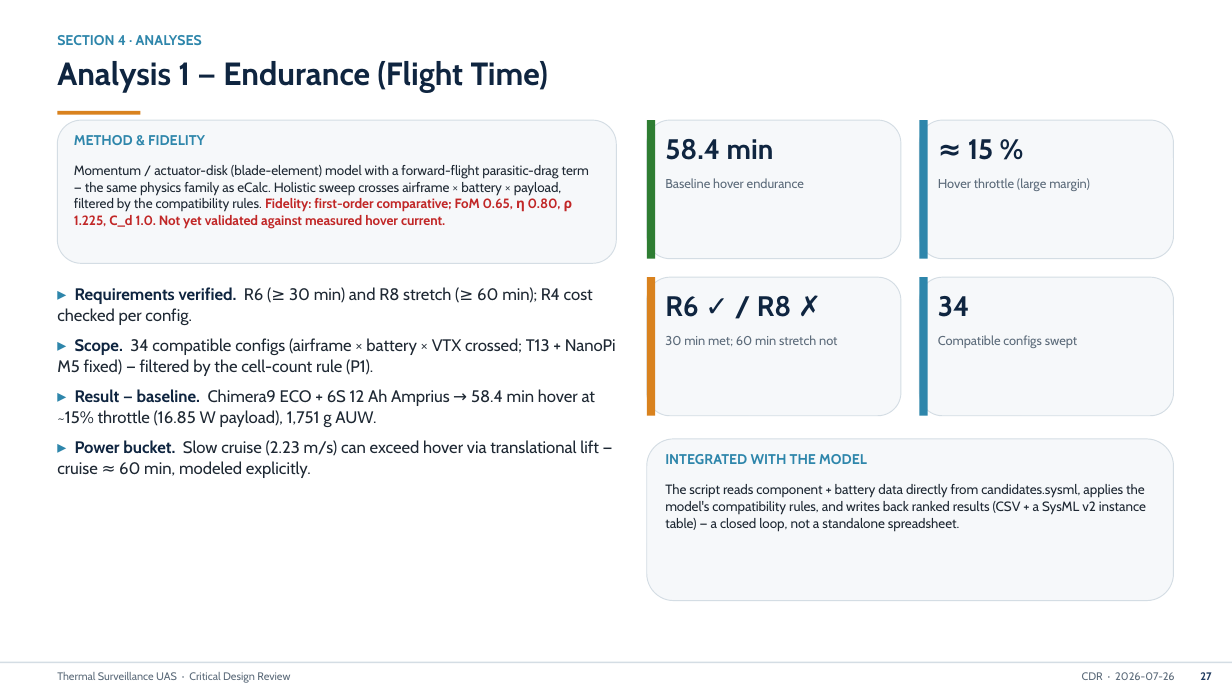
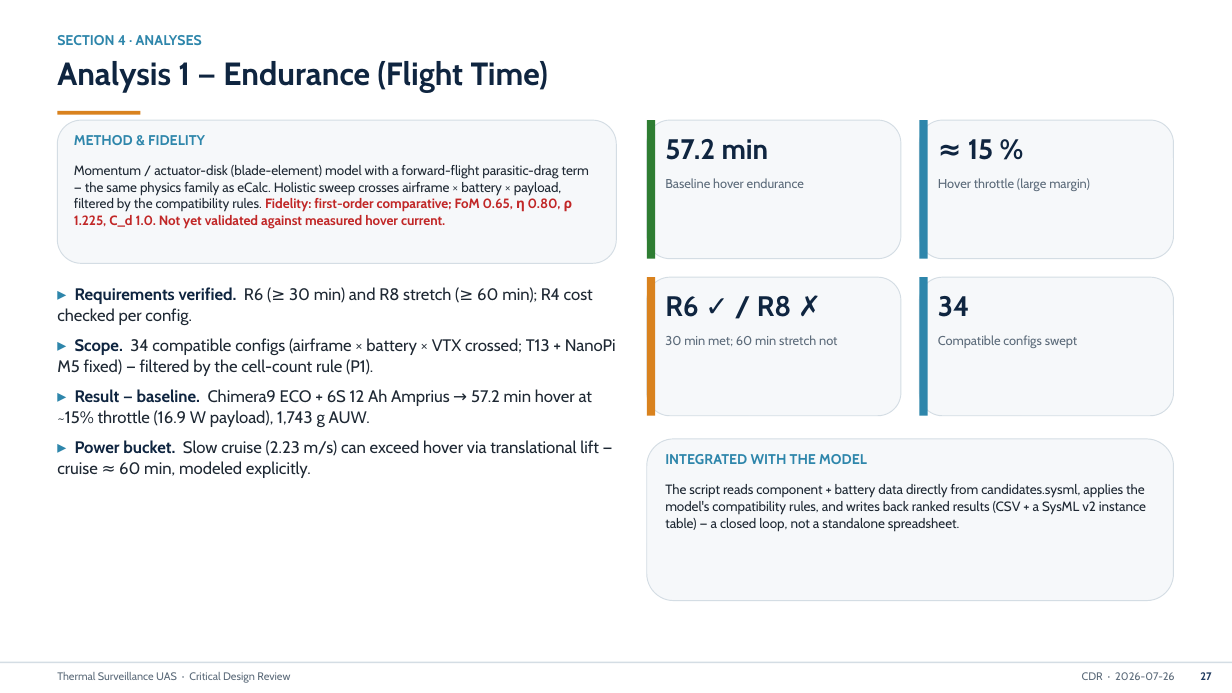
Before and after one commit to david12daniel/SurveillanceDrone, a slide deck: slide 28 of CDR_Thermal_Surveillance_Drone.pptx. Drawn at 1232x693 pixels with LibreOffice and Linux fonts; fonts in the diff are those of the drawing. Boxes give left, top, right and bottom in pixels: in the first picture for what was removed or moved away, otherwise in the second. Text is boxed around its words. In the diff, an @@ line names an element or a change of style, - is before the commit and + after.

```diff
--- a/CDR_Thermal_Surveillance_Drone.pptx
+++ b/CDR_Thermal_Surveillance_Drone.pptx
@@ text at <box>665,139,769,160</box>: text changed @@
-58.4 min
+57.2 min
@@ text at <box>57,389,592,427</box>: text changed @@
-▸ Result — baseline. Chimera9 ECO + 6S 12 Ah Amprius → 58.4 min hover at ~15% throttle (16.85 W payload), 1,751 g AUW.
+▸ Result — baseline. Chimera9 ECO + 6S 12 Ah Amprius → 57.2 min hover at ~15% throttle (16.9 W payload), 1,743 g AUW.
```
Also in this commit, not shown: 6 other slides changed, 9 other files.
